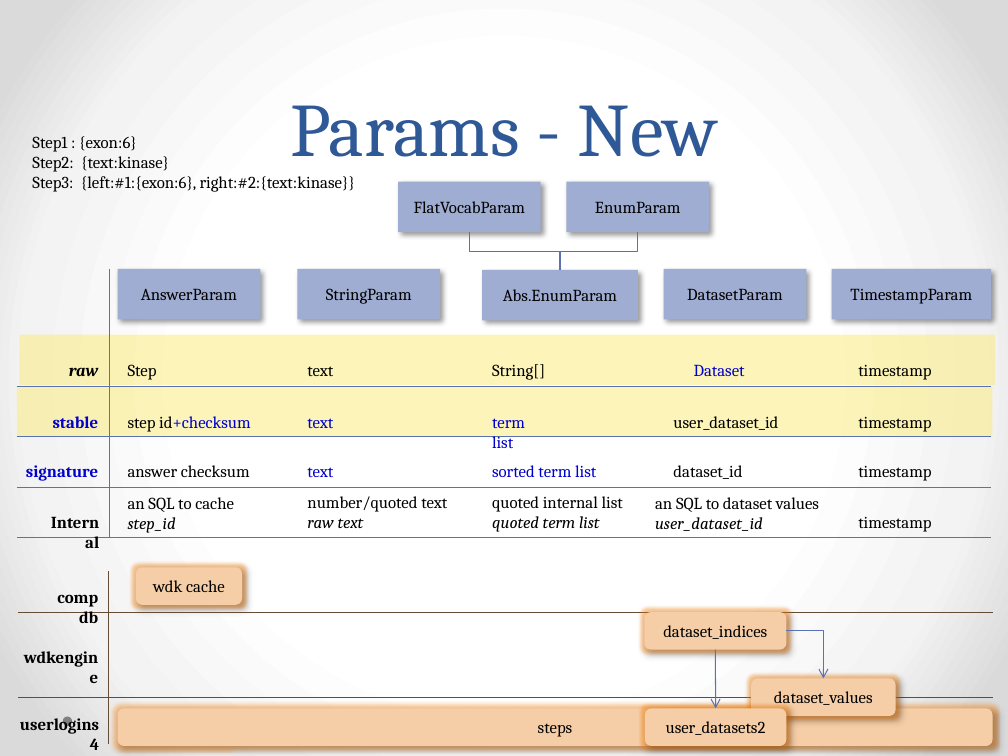
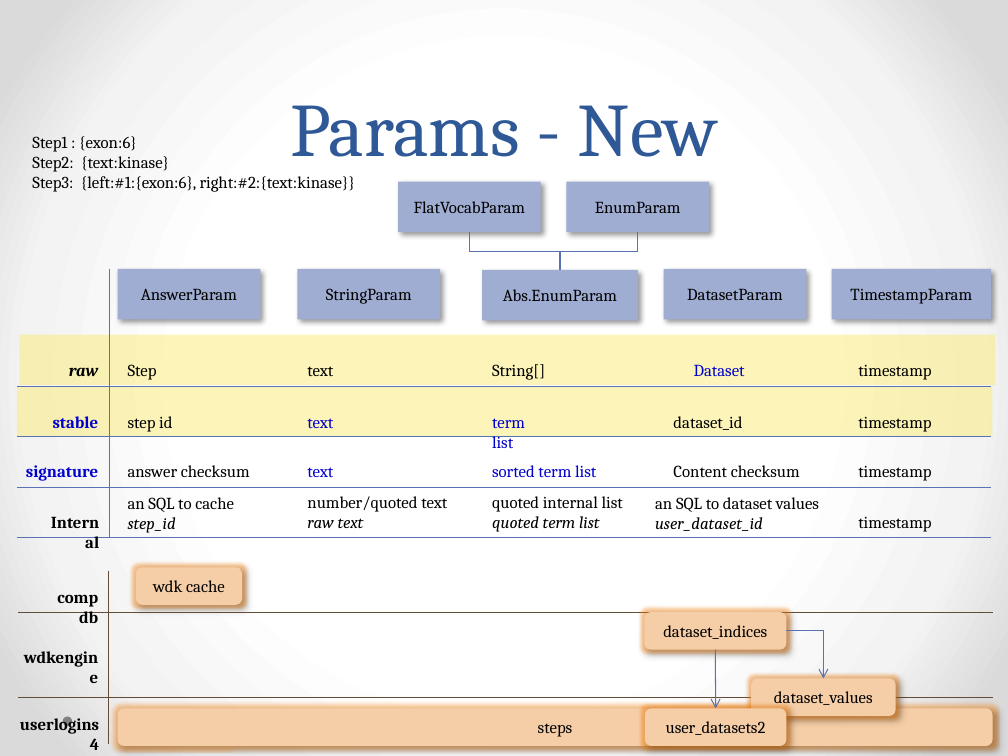
Before and after one commit to VEuPathDB/WDK, a slide deck: slide 2 of doc/wdk params design.pptx. Drawn at 1008x756 pixels with LibreOffice and Linux fonts; fonts in the diff are those of the drawing. Boxes give left, top, right and bottom in pixels: in the first picture for what was removed or moved away, otherwise in the second. Text is boxed around its words. In the diff, an @@ line names an element or a change of style, - is before the commit and + after.

Commit message:
fix wdkCache on dropping single query or instance. stable value for abstract enum param doesn't need to sorted,but signature will be sorted.

```diff
--- a/doc/wdk params design.pptx
+++ b/doc/wdk params design.pptx
@@ text at [128, 416, 172, 432]: text changed; text colour #0000CC to #000000 @@
-step id+checksum
+step id
@@ text at [673, 416, 742, 430]: text changed @@
-user_dataset_id
+dataset_id
@@ text at [673, 465, 800, 477]: text changed @@
-dataset_id
+Content checksum
```
Also in this commit, not shown: 1 other slide changed, 4 other files.
